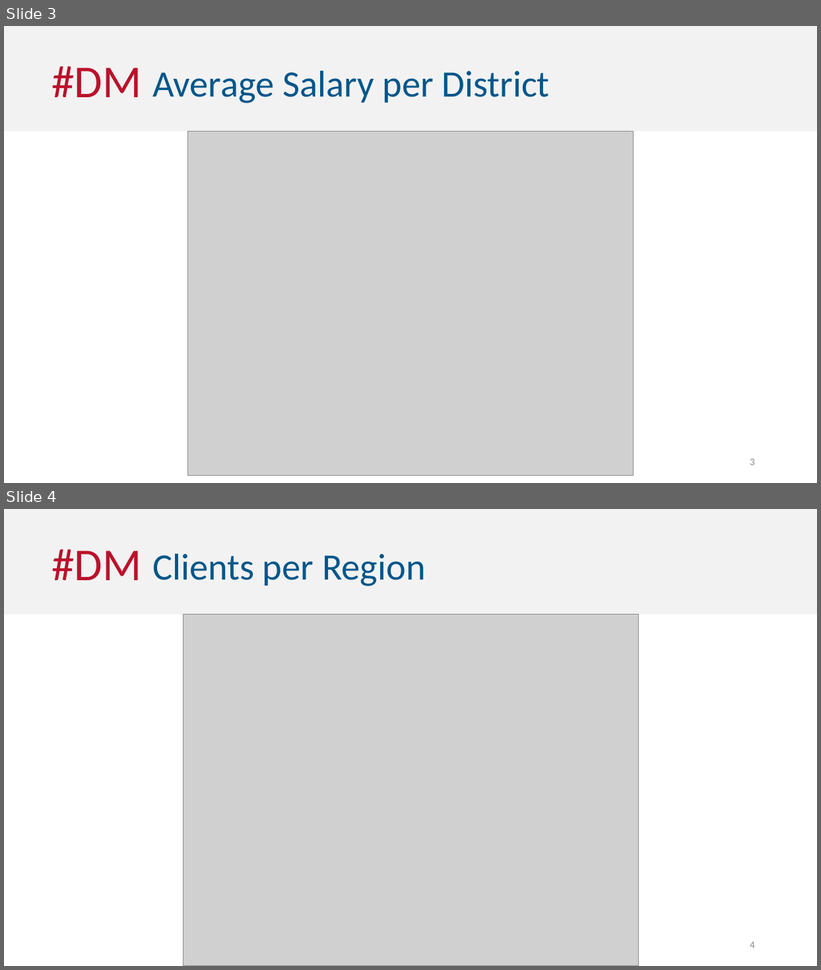
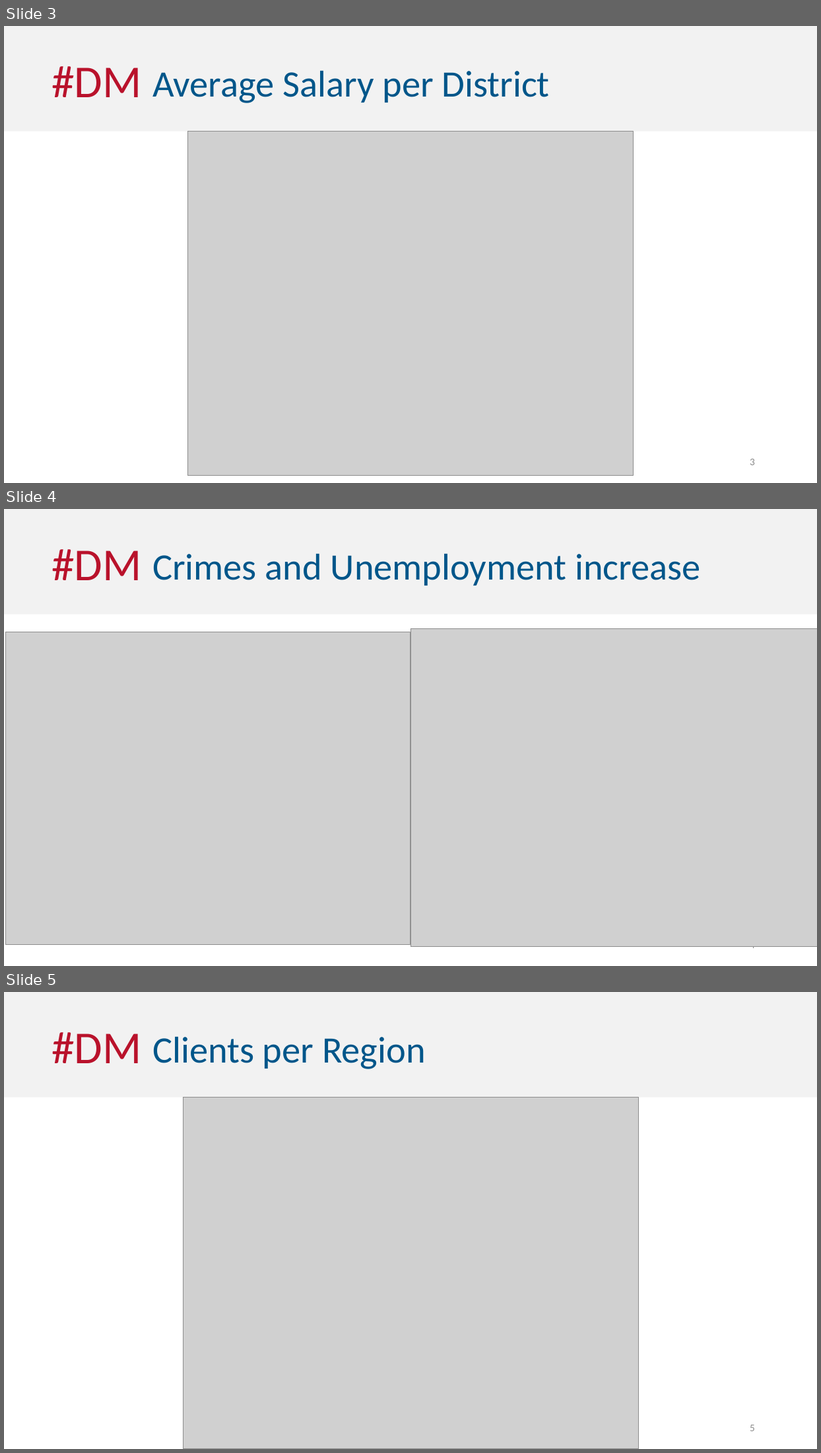
Before and after one commit to mfvfontes/2016_ECAC_G02, a slide deck: presentation/presentation.pptx. Shown one above the other, each under a label of ours: slides 3 and 4 before the commit, slides 3, 4 and 5 after it. The pictures are 821x970 and 821x1453 pixels, drawn with LibreOffice and Linux fonts; fonts in the diff are those of the drawing; grey boxes stand for pictures. Boxes give left, top, right and bottom in pixels: in the first picture for what was removed or moved away, otherwise in the second. Text is boxed around its words. In the diff, an @@ line names an element or a change of style, - is before the commit and + after.

Commit message:
Adding more slides

```diff
--- a/presentation/presentation.pptx
+++ b/presentation/presentation.pptx
@@ slide 4 added at [4,509,817,966], background #FFFFFF @@
@@ rectangle added at [4,509,817,615], fill #F2F2F2 @@
@@ text added at [52,549,141,580], 54 pt, text #B9122B @@
+#DM
@@ text added at [152,553,701,586], 44 pt, text #00568A @@
+Crimes and Unemployment increase
@@ picture added at [6,632,411,945] @@
@@ picture added at [411,629,817,947] @@
@@ page number added at [750,947,755,952], 12 pt, text #8C8C8C @@
+4
@@ what was slide 4 is now slide 5 @@
@@ page number at [750,1425,755,1432]: text changed @@
-4
+5
```
Also in this commit, not shown: 1 other slide added.
